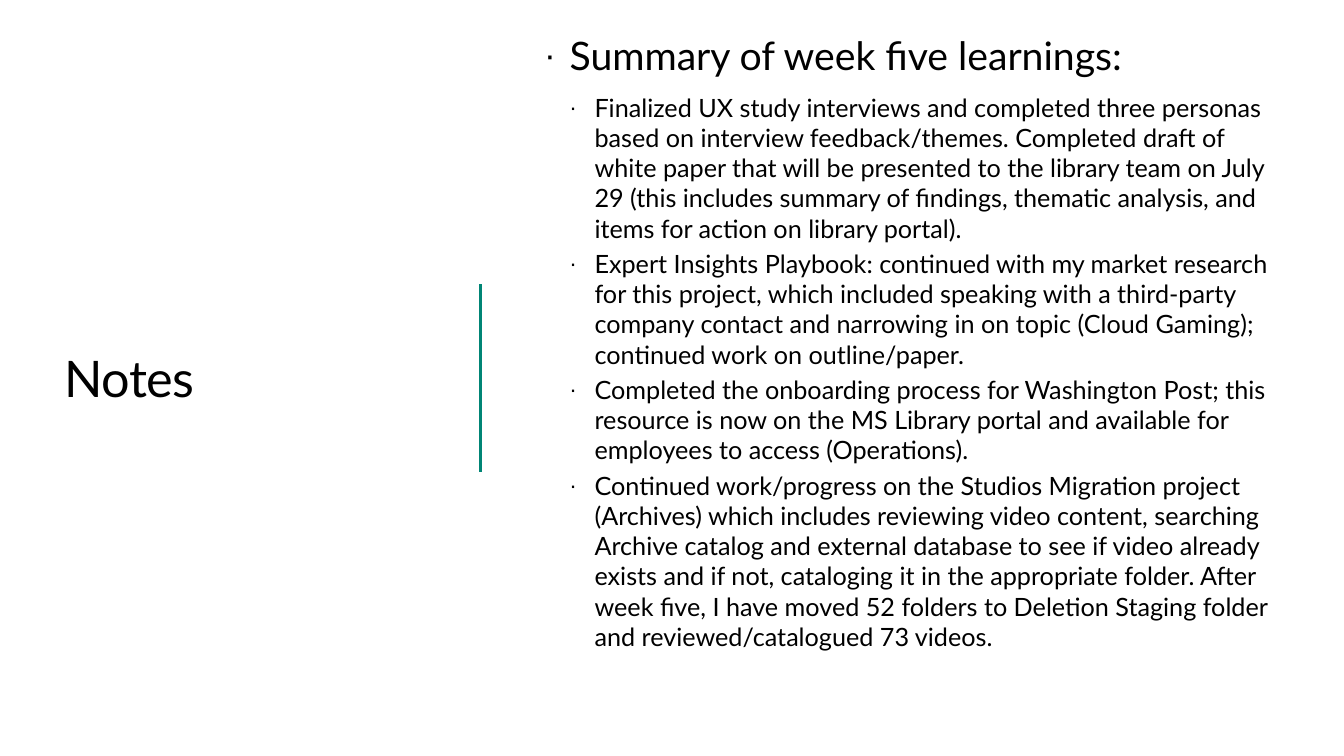
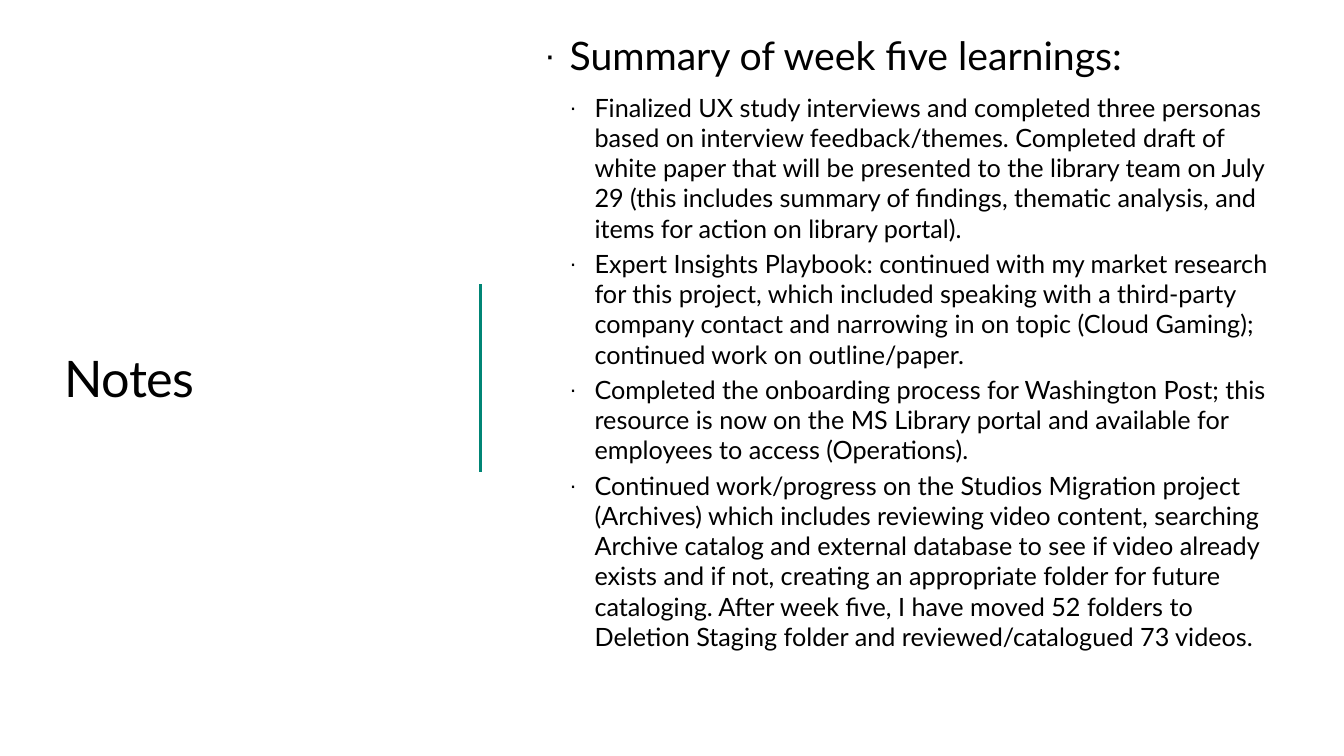
Before and after one commit to ewhinihan/dfw_mslibrary, a slide deck: slide 13 of DFW_MSLibraryArchives_WeeklyLearnings.pptx. Drawn at 1344x756 pixels with LibreOffice and Linux fonts; fonts in the diff are those of the drawing; background and template pictures are left out. Boxes give left, top, right and bottom in pixels: in the first picture for what was removed or moved away, otherwise in the second. Text is boxed around its words. In the diff, an @@ line names an element or a change of style, - is before the commit and + after.

```diff
--- a/DFW_MSLibraryArchives_WeeklyLearnings.pptx
+++ b/DFW_MSLibraryArchives_WeeklyLearnings.pptx
@@ text at (x1=595, y1=476, x2=1260, y2=651): text changed @@
-  · Continued work/progress on the Studios Migration project (Archives) which includes reviewing video content, searching Archive catalog and external database to see if video already exists and if not, cataloging it in the appropriate folder. After week five, I have moved 52 folders to Deletion Staging folder and reviewed/catalogued 73 videos.
+  · Continued work/progress on the Studios Migration project (Archives) which includes reviewing video content, searching Archive catalog and external database to see if video already exists and if not, creating an appropriate folder for future cataloging. After week five, I have moved 52 folders to Deletion Staging folder and reviewed/catalogued 73 videos.
```
Also in this commit, not shown: 10 other slides changed, 1 slide added, 1 slide removed.
